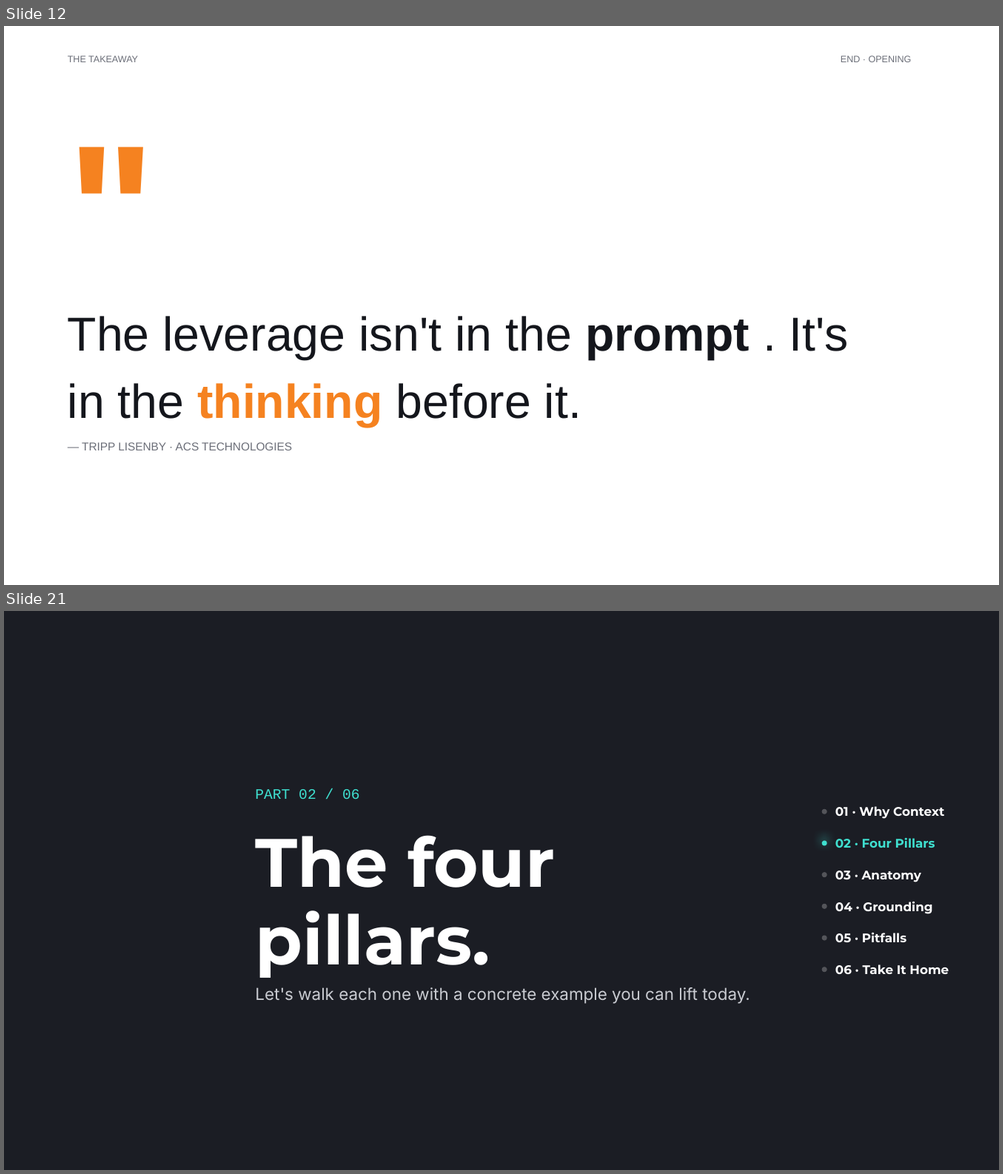
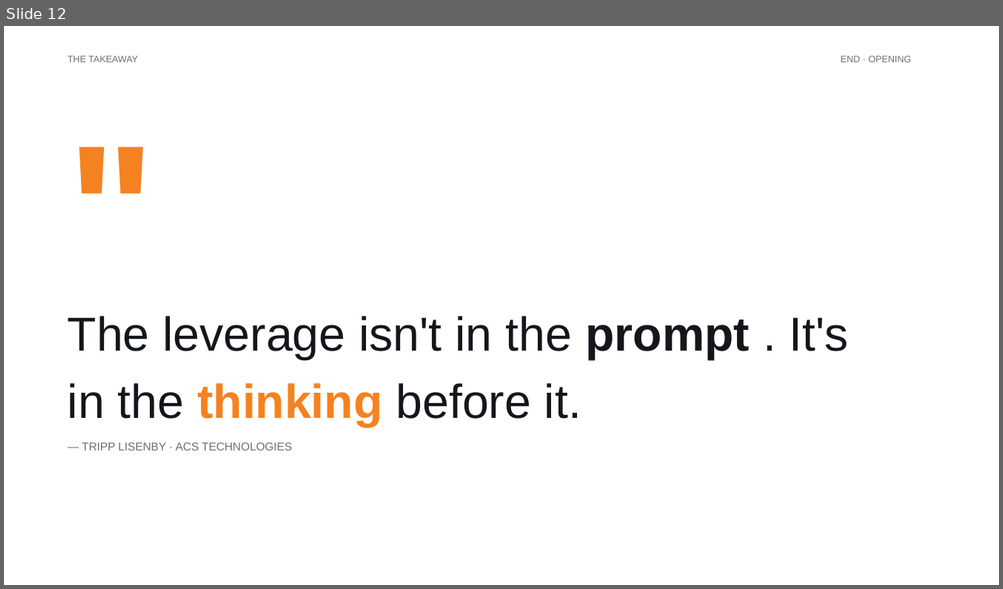
Before and after one commit to chriskehayias/ContextEngineering, a slide deck: schedule/02-vibe-coding-vs-context-engineering/02-vibe-coding-vs-context-engineering.pptx. Shown one above the other, each under a label of ours: slides 12 and 21 before the commit, slide 12 after it; the slides between them are not shown. The pictures are 1003x1174 and 1003x589 pixels, drawn with LibreOffice and Linux fonts; fonts in the diff are those of the drawing. Boxes give left, top, right and bottom in pixels: in the first picture for what was removed or moved away, otherwise in the second. Text is boxed around its words. In the diff, an @@ line names an element or a change of style, - is before the commit and + after.

```diff
--- a/schedule/02-vibe-coding-vs-context-engineering/02-vibe-coding-vs-context-engineering.pptx
+++ b/schedule/02-vibe-coding-vs-context-engineering/02-vibe-coding-vs-context-engineering.pptx
@@ slide 21 removed at [4, 611, 999, 1170], background #1B1D24 @@
@@ text removed at [255, 789, 360, 799] @@
-PART 02 / 06
@@ ellipse removed at [822, 809, 826, 814] @@
@@ text removed at [835, 806, 944, 819] @@
-01 · Why Context
@@ text removed at [255, 835, 555, 978] @@
-The four pillars.
@@ ellipse removed at [822, 840, 826, 846] @@
@@ text removed at [835, 838, 935, 848] @@
-02 · Four Pillars
@@ ellipse removed at [822, 872, 826, 877] @@
@@ text removed at [835, 871, 921, 883] @@
-03 · Anatomy
@@ ellipse removed at [822, 904, 826, 909] @@
@@ text removed at [835, 902, 932, 914] @@
-04 · Grounding
@@ ellipse removed at [822, 936, 826, 941] @@
@@ text removed at [835, 933, 906, 943] @@
-05 · Pitfalls
@@ text removed at [835, 965, 948, 974] @@
-06 · Take It Home
@@ text removed at [255, 988, 750, 1004] @@
-Let's walk each one with a concrete example you can lift today.
@@ ellipse removed at [822, 967, 826, 972] @@
```
Also in this commit, not shown: 6 slides changed, 11 slides added, 25 other slides removed, 14 other files.
